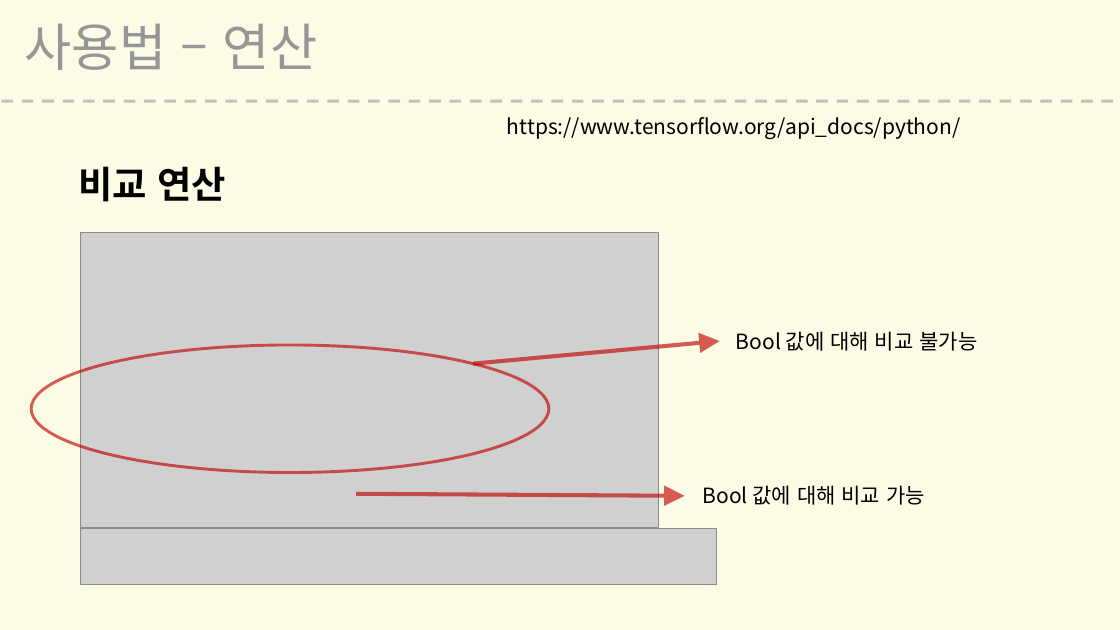
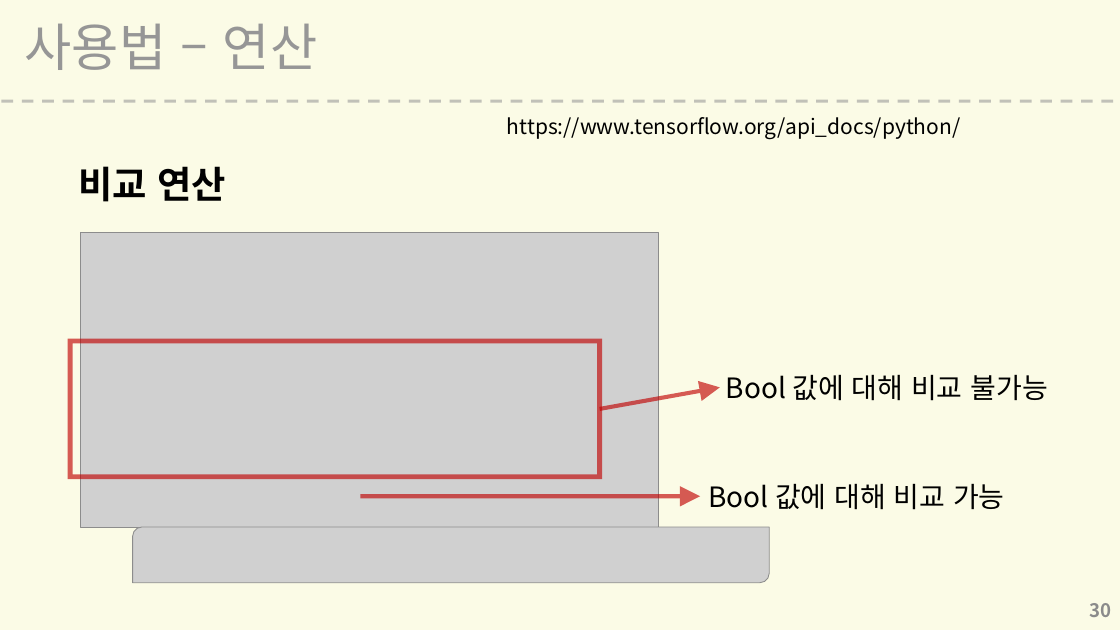
Before and after one commit to L00G/-, a slide deck: slide 30 of 텐서플로우 세미나.pptx. Drawn at 1120x630 pixels with LibreOffice and Linux fonts; fonts in the diff are those of the drawing; grey boxes stand for pictures; background and template pictures are left out. Boxes give left, top, right and bottom in pixels: in the first picture for what was removed or moved away, otherwise in the second. Text is boxed around its words. In the diff, an @@ line names an element or a change of style, - is before the commit and + after.

```diff
--- a/텐서플로우 세미나.pptx
+++ b/텐서플로우 세미나.pptx
@@ ellipse removed at [31, 345, 549, 473] @@
@@ rectangle added at [71, 341, 600, 477], outline #C00000 4.25 pt @@
@@ arrow moved from (473, 364) - (720, 341) to (600, 409) - (720, 387) @@
@@ text "Bool 값에 대해 비교 불가능" at [726, 374, 1047, 401]: size 18 to 24 pt @@
@@ text "Bool 값에 대해 비교 불가능": place and size @@
-text "Bool 값에 대해 비교 불가능" at [736, 331, 977, 351]
+text "Bool 값에 대해 비교 불가능" at [726, 374, 1047, 401]
@@ text "Bool 값에 대해 비교 가능" at [708, 483, 1005, 510]: size 18 to 24 pt @@
@@ arrow moved from (356, 494) - (685, 496) to (360, 497) - (701, 497) @@
@@ picture: place and size @@
-picture at [80, 528, 717, 584]
+picture at [133, 527, 770, 582]
@@ page number added at [1090, 603, 1112, 617], 16 pt, text #8C8C8C, bold @@
+30
```
Also in this commit, not shown: 39 other slides changed, 1 other file.
